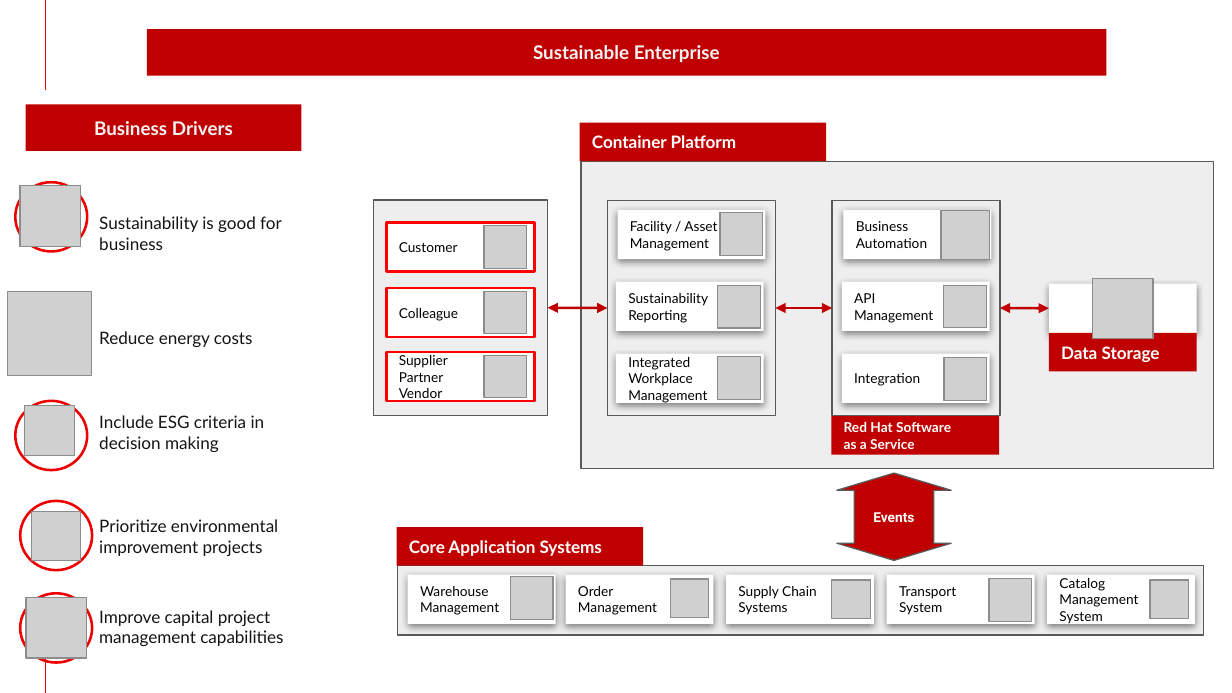
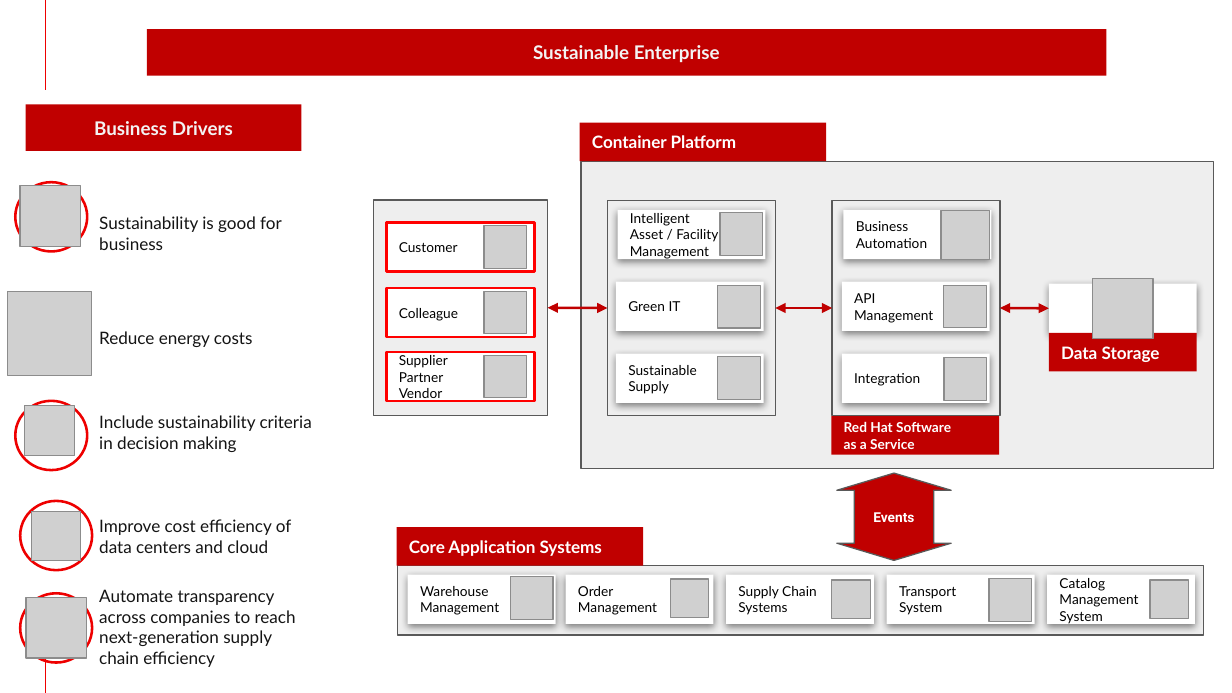
Before and after one commit to brucedkyle/architectures, a slide deck: slide 10 of docs/supplychain/downloads/SupplyChainOptimization.SolutionOverview.pptx. Drawn at 1232x693 pixels with LibreOffice and Linux fonts; fonts in the diff are those of the drawing; grey boxes stand for pictures; background and template pictures are left out. Boxes give left, top, right and bottom in pixels: in the first picture for what was removed or moved away, otherwise in the second. Text is boxed around its words. In the diff, an @@ line names an element or a change of style, - is before the commit and + after.

```diff
--- a/docs/supplychain/downloads/SupplyChainOptimization.SolutionOverview.pptx
+++ b/docs/supplychain/downloads/SupplyChainOptimization.SolutionOverview.pptx
@@ text in rectangle at [630,213,718,259]: text changed @@
-Facility / Asset Management
+Intelligent
+Asset / Facility Management
@@ text in rectangle at [628,301,681,311]: text changed @@
-Sustainability Reporting
+Green IT
@@ text in rectangle at [628,365,697,394]: text changed @@
-Integrated Workplace Management
+Sustainable
+Supply
@@ text at [99,415,312,452]: text changed @@
-Include ESG criteria in decision making
+Include sustainability criteria in decision making
@@ text at [99,519,292,553]: text changed @@
-Prioritize environmental improvement projects
+Improve cost efficiency of data centers and cloud
@@ text at [99,589,296,667]: text changed @@
-Improve capital project management capabilities
+Automate transparency across companies to reach next-generation supply chain efficiency
```
Also in this commit, not shown: 3 slides added, 10 other files.
